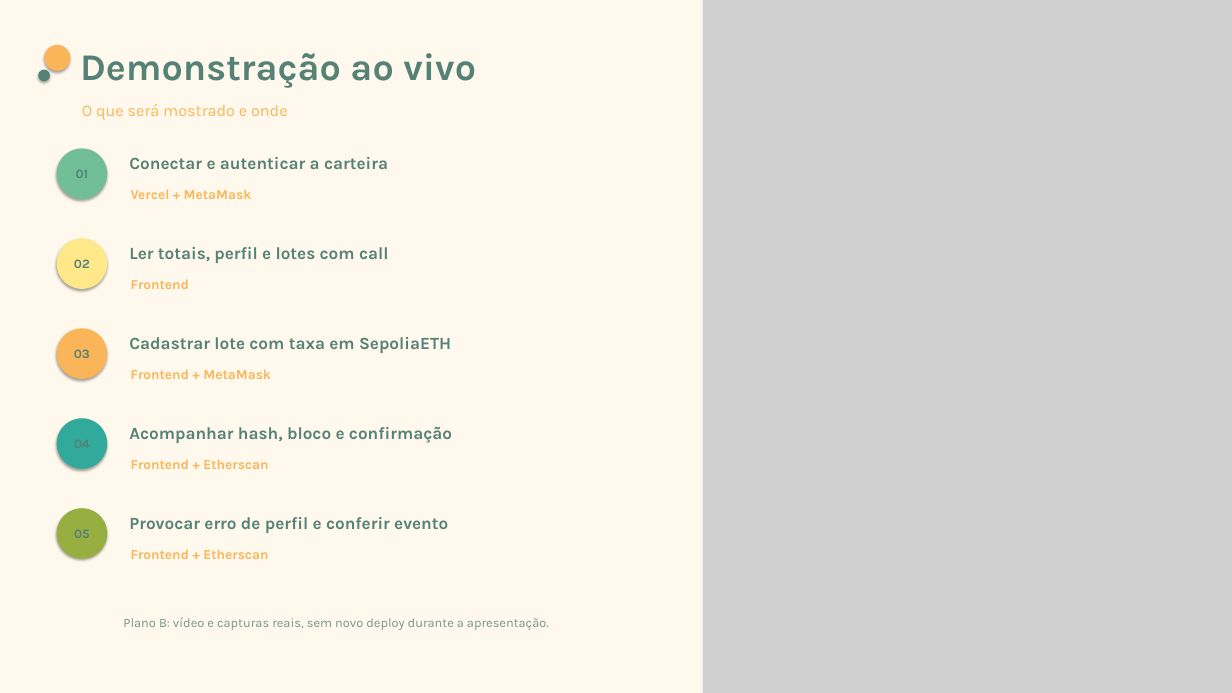
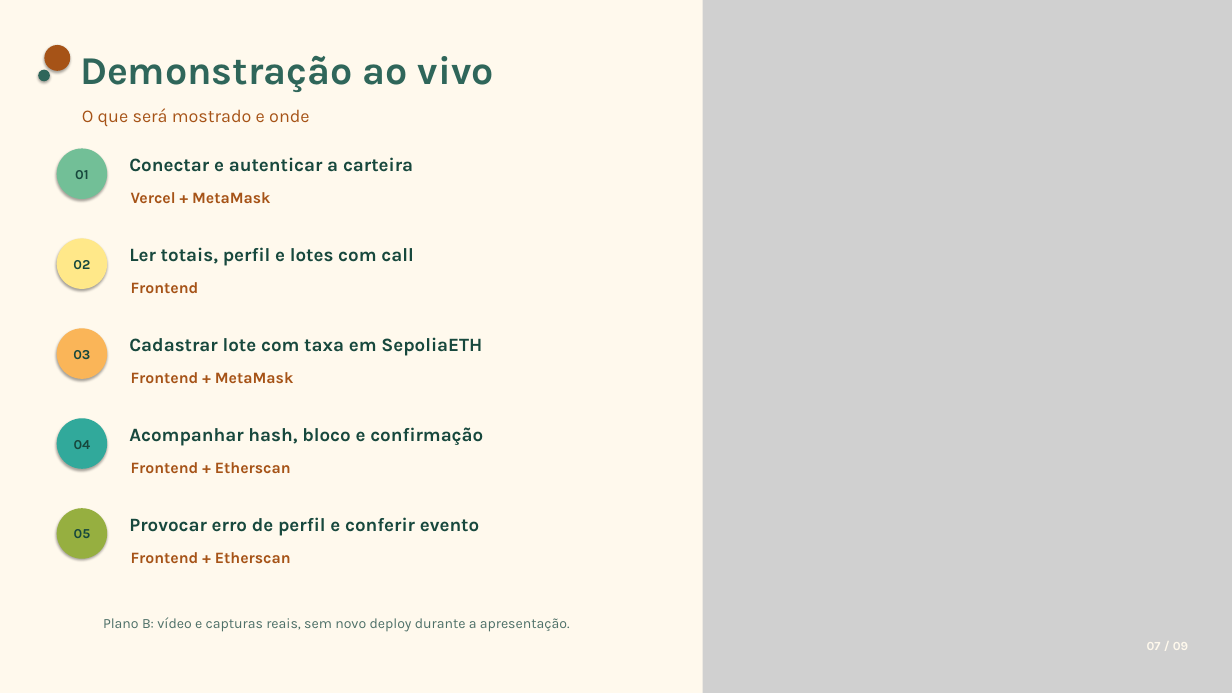
Before and after one commit to JulianaBallin/EcoOrigem, a slide deck: slide 7 of docs/slides/apresentacao-ecoorigem.pptx. Drawn at 1232x693 pixels with LibreOffice and Linux fonts; fonts in the diff are those of the drawing; grey boxes stand for pictures. Boxes give left, top, right and bottom in pixels: in the first picture for what was removed or moved away, otherwise in the second. Text is boxed around its words. In the diff, an @@ line names an element or a change of style, - is before the commit and + after.

```diff
--- a/docs/slides/apresentacao-ecoorigem.pptx
+++ b/docs/slides/apresentacao-ecoorigem.pptx
@@ ellipse at box(44, 45, 70, 71): fill #FAB558 to #A65317 @@
@@ text "Demonstração ao vivo" at box(80, 56, 494, 92): size 44 to 46 pt, text colour #558176 to #2F665A @@
@@ ellipse at box(38, 70, 50, 81): fill #558176 to #2F665A @@
@@ text "O que será mostrado e ..." at box(82, 108, 310, 127): size 19 to 21 pt, text colour #FAB558 to #A65317 @@
@@ size 20 to 22 pt, text colour #558176 to #17483D in 5 elements at box(129, 517, 479, 536), box(129, 157, 413, 172), box(129, 247, 413, 266), box(129, 337, 482, 356), box(129, 427, 483, 446) @@
@@ text in ellipse at box(74, 440, 91, 449): text added @@
+04
@@ size 15 to 16 pt, text colour #558176 to #17483D in 4 elements at box(57, 148, 107, 199), box(57, 238, 107, 289), box(57, 328, 107, 379), box(57, 508, 107, 559) @@
@@ size 16 to 18.5 pt, text colour #FAB558 to #A65317 in 5 elements at box(131, 192, 270, 203), box(131, 282, 199, 293), box(131, 372, 294, 383), box(131, 462, 291, 473), box(131, 552, 291, 563) @@
@@ text "Plano B: vídeo e capturas ..." at box(103, 617, 570, 632): size 15 to 16.5 pt, text colour #77968E to #4E7068 @@
@@ text added at box(1147, 642, 1188, 650), 14.5 pt, text #FFF9ED, bold @@
+07 / 09
```
Also in this commit, not shown: 8 other slides changed, 1 other file.
